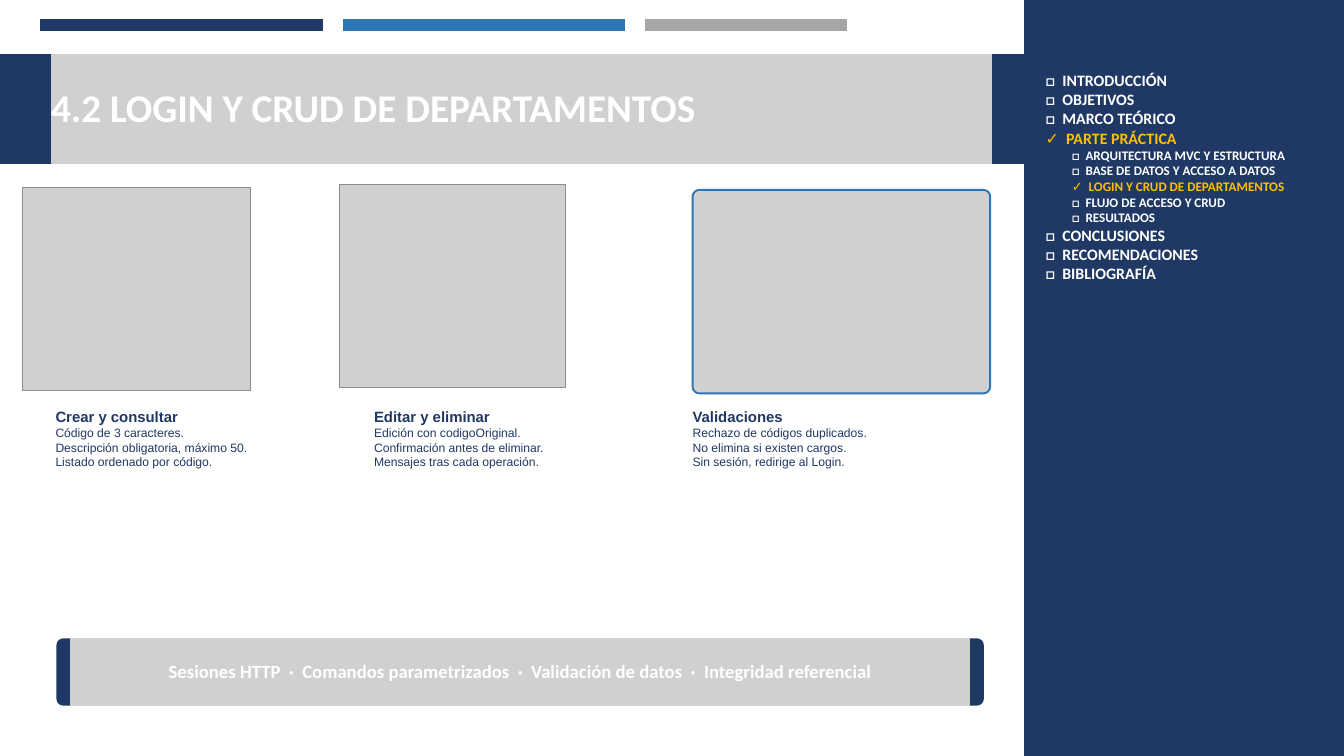
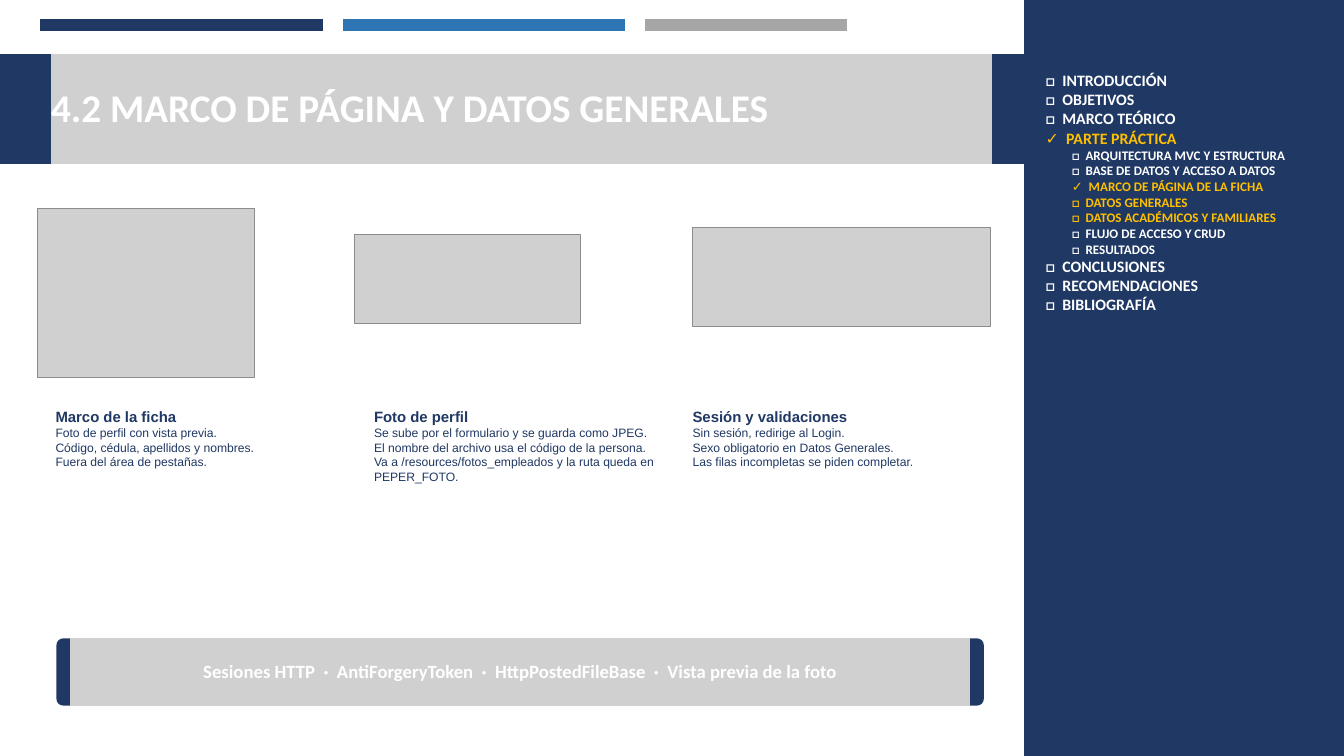
Before and after one commit to Josue-Chango/SIDH_GR02, a slide deck: slide 6 of DOTNET/TABPAGE/02. DOCUMENTACION/TABPAGE_DOTNET_SQL_GR02.pptx. Drawn at 1344x756 pixels with LibreOffice and Linux fonts; fonts in the diff are those of the drawing; grey boxes stand for pictures. Boxes give left, top, right and bottom in pixels: in the first picture for what was removed or moved away, otherwise in the second. Text is boxed around its words. In the diff, an @@ line names an element or a change of style, - is before the commit and + after.

```diff
--- a/DOTNET/TABPAGE/02. DOCUMENTACION/TABPAGE_DOTNET_SQL_GR02.pptx
+++ b/DOTNET/TABPAGE/02. DOCUMENTACION/TABPAGE_DOTNET_SQL_GR02.pptx
@@ text at (51, 89, 768, 122): text changed @@
-4.2 LOGIN Y CRUD DE DEPARTAMENTOS
+4.2 MARCO DE PÁGINA Y DATOS GENERALES
@@ picture: place and size @@
-picture at (22, 187, 250, 390)
+picture at (38, 209, 255, 378)
@@ picture removed at (339, 185, 564, 388) @@
@@ picture removed at (693, 190, 991, 394) @@
@@ text at (1086, 180, 1276, 222): text changed @@
-✓ LOGIN Y CRUD DE DEPARTAMENTOS
+✓ MARCO DE PÁGINA DE LA FICHA
+□ DATOS GENERALES
+□ DATOS ACADÉMICOS Y FAMILIARES
@@ picture added at (354, 235, 580, 323) @@
@@ picture added at (693, 227, 991, 327) @@
@@ text at (56, 411, 254, 469): text changed @@
-Crear y consultar
-Código de 3 caracteres.
-Descripción obligatoria, máximo 50.
-Listado ordenado por código.
+Marco de la ficha
+Foto de perfil con vista previa.
+Código, cédula, apellidos y nombres.
+Fuera del área de pestañas.
@@ text at (374, 411, 654, 484): text changed @@
-Editar y eliminar
-Edición con codigoOriginal.
-Confirmación antes de eliminar.
-Mensajes tras cada operación.
+Foto de perfil
+Se sube por el formulario y se guarda como JPEG.
+El nombre del archivo usa el código de la persona.
+Va a /resources/fotos_empleados y la ruta queda en PEPER_FOTO.
@@ text at (693, 411, 847, 425): text changed; size 13 to 16 pt; bold on @@
-Validaciones
-Rechazo de códigos duplicados.
-No elimina si existen cargos.
+Sesión y validaciones
@@ text at (693, 443, 913, 469): paragraphs added @@
+Sexo obligatorio en Datos Generales.
+Las filas incompletas se piden completar.
@@ text at (203, 665, 836, 681): text changed @@
-Sesiones HTTP · Comandos parametrizados · Validación de datos · Integridad referencial
+Sesiones HTTP · AntiForgeryToken · HttpPostedFileBase · Vista previa de la foto
```
Also in this commit, not shown: 9 other slides changed, 1 slide added.
